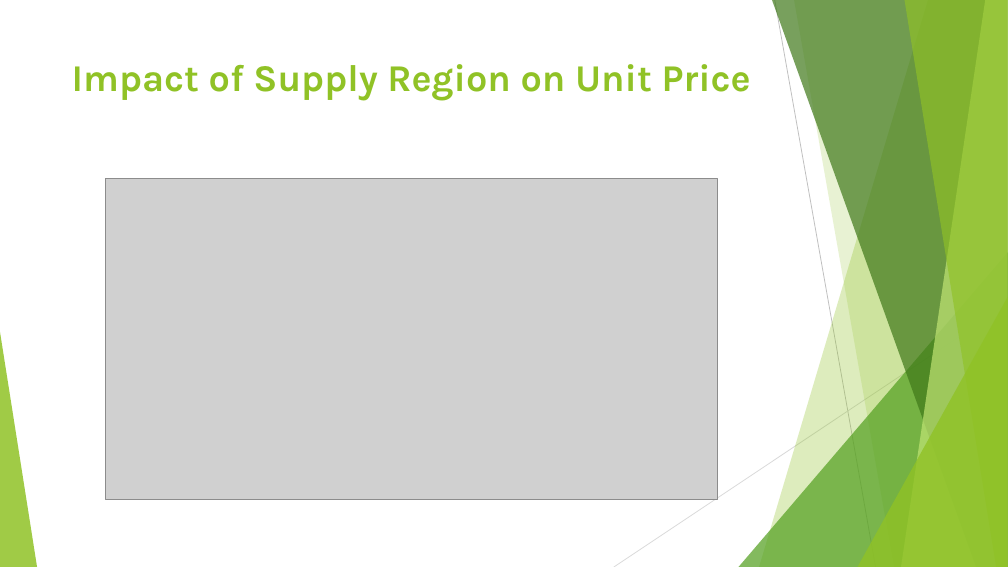
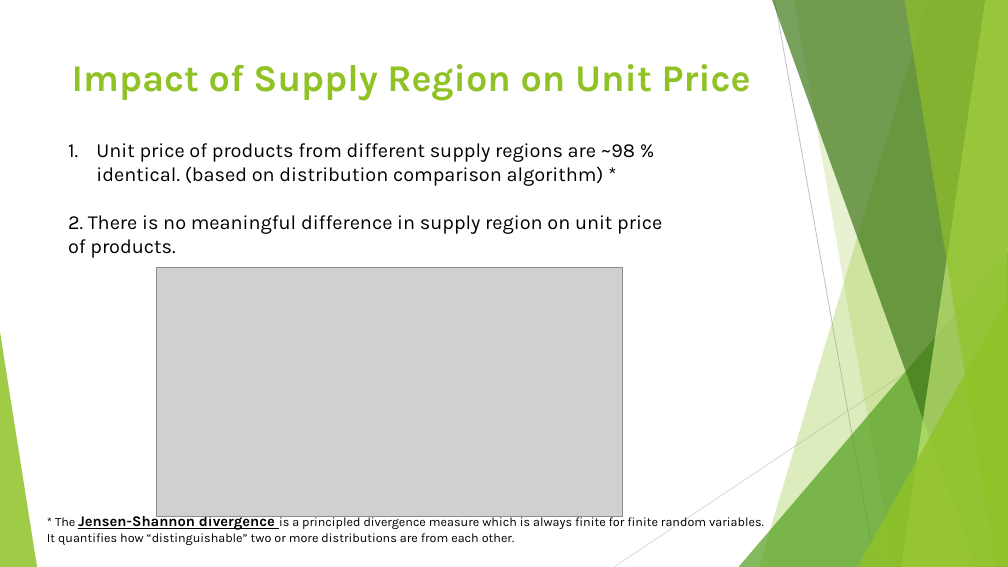
Before and after one commit to joongsukjin/dsc-2-final-project-online-ds-pt-011419, a slide deck: slide 7 of Module 2 Final Project.pptx. Drawn at 1008x567 pixels with LibreOffice and Linux fonts; fonts in the diff are those of the drawing; grey boxes stand for pictures. Boxes give left, top, right and bottom in pixels: in the first picture for what was removed or moved away, otherwise in the second. Text is boxed around its words. In the diff, an @@ line names an element or a change of style, - is before the commit and + after.

```diff
--- a/Module 2 Final Project.pptx
+++ b/Module 2 Final Project.pptx
@@ text added at (68, 143, 662, 258), 19 pt, text #000000 @@
+1. Unit price of products from different supply regions are ~98 % identical. (based on distribution comparison algorithm) *
+2. There is no meaningful difference in supply region on unit price of products.
@@ picture: place and size @@
-picture at (105, 178, 718, 499)
+picture at (157, 268, 623, 516)
@@ text added at (47, 513, 764, 545), 12 pt, text #000000 @@
+* The Jensen-Shannon divergence is a principled divergence measure which is always finite for finite random variables. It quantifies how “distinguishable” two or more distributions are from each other.
```
Also in this commit, not shown: 1 other slide changed, 1 other file.
